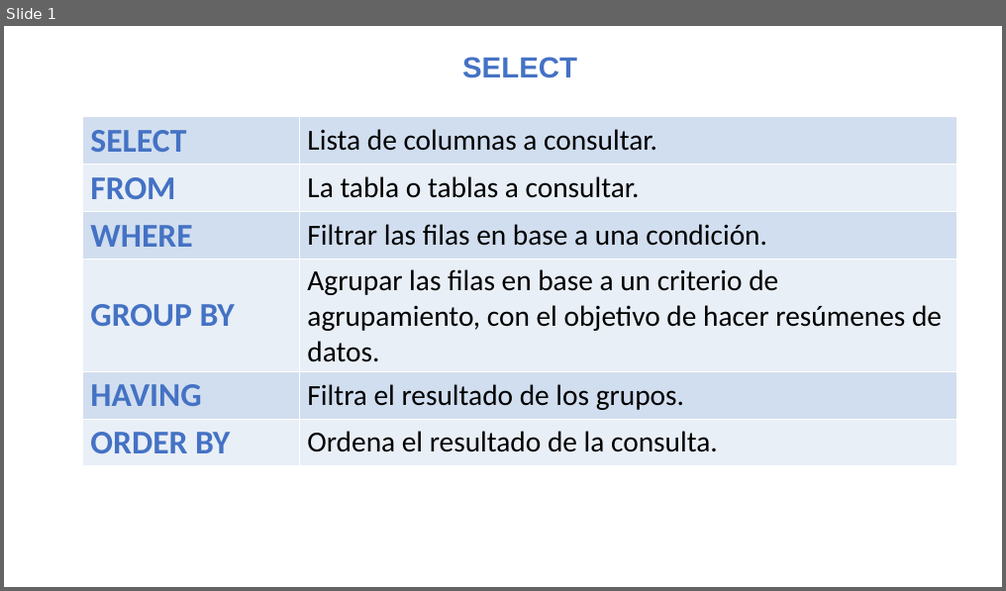
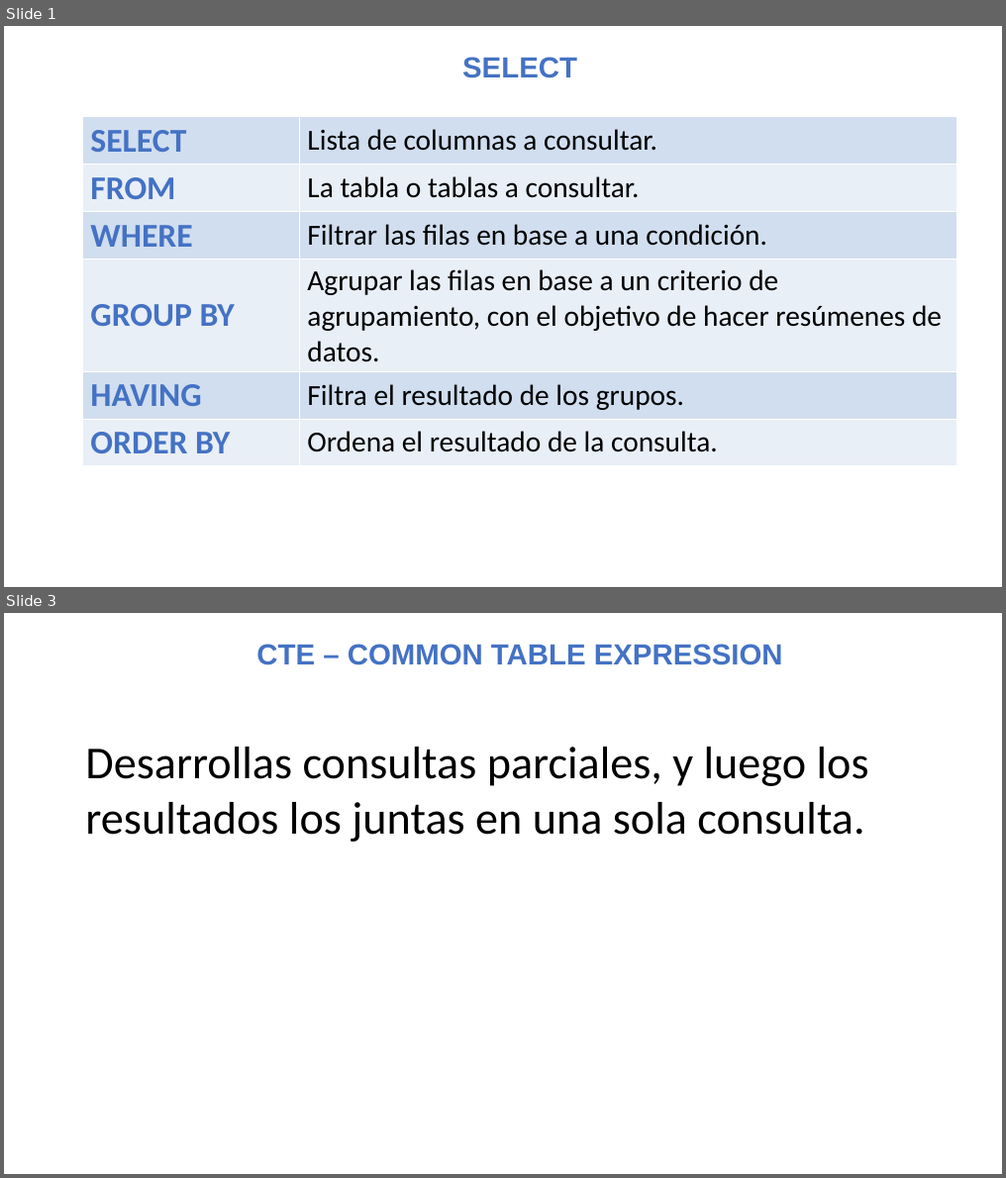
Before and after one commit to gcoronelc/UNI-EPIES-DAS-2024-1, a slide deck: Semana03/Presentación1.pptx. Shown one above the other, each under a label of ours: slide 1 before the commit, slides 1 and 3 after it; the slides between them are not shown. The pictures are 1006x591 and 1006x1178 pixels, drawn with LibreOffice and Linux fonts; fonts in the diff are those of the drawing. Boxes give left, top, right and bottom in pixels: in the first picture for what was removed or moved away, otherwise in the second. Text is boxed around its words. In the diff, an @@ line names an element or a change of style, - is before the commit and + after.

```diff
--- a/Semana03/Presentación1.pptx
+++ b/Semana03/Presentación1.pptx
@@ slide 3 added at (4,613,1002,1174), background #FFFFFF @@
@@ text added at (256,644,783,665), 28 pt, text #4472C4, bold @@
+CTE – COMMON TABLE EXPRESSION
@@ text added at (85,747,869,842), 44 pt, text #000000 @@
+Desarrollas consultas parciales, y luego los resultados los juntas en una sola consulta.
```
Also in this commit, not shown: 2 other slides added, 12 other files.
